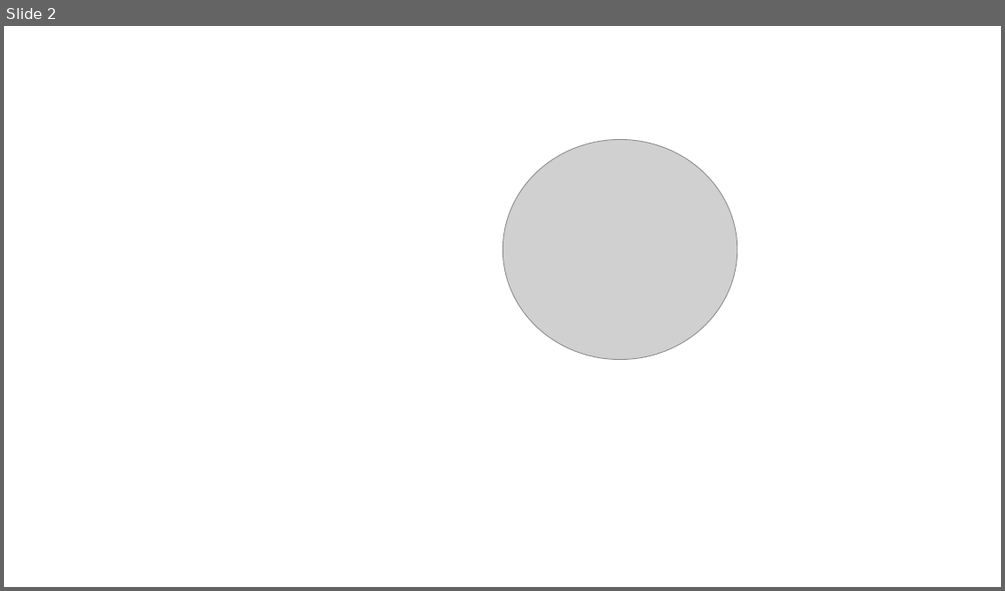
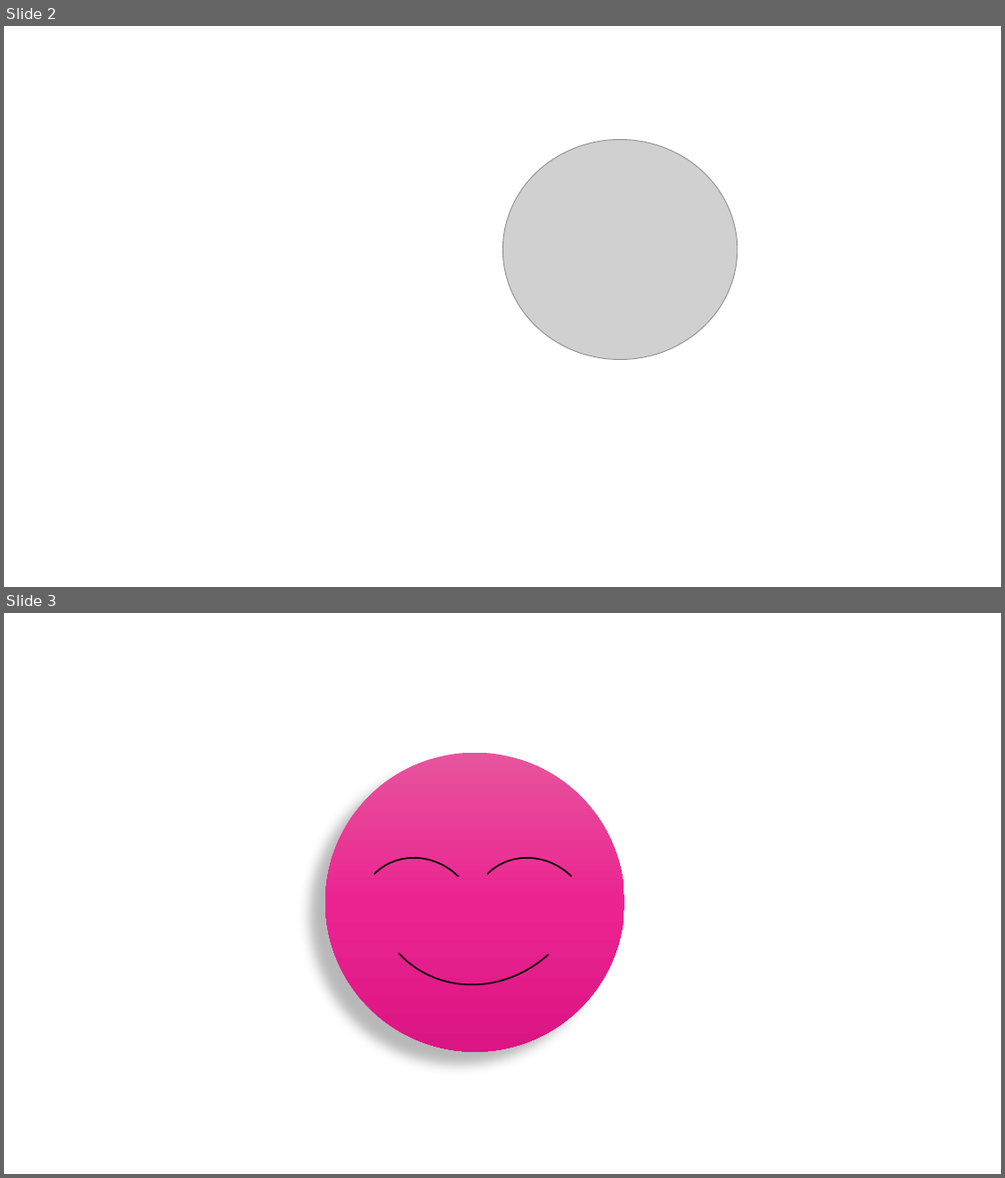
Before and after one commit to tmr166/Resume, a slide deck: other/pictures.pptx. Shown one above the other, each under a label of ours: slide 2 before the commit, slides 2 and 3 after it. The pictures are 1005x591 and 1005x1178 pixels, drawn with LibreOffice and Linux fonts; fonts in the diff are those of the drawing; grey boxes stand for pictures. Boxes give left, top, right and bottom in pixels: in the first picture for what was removed or moved away, otherwise in the second. Text is boxed around its words. In the diff, an @@ line names an element or a change of style, - is before the commit and + after.

```diff
--- a/other/pictures.pptx
+++ b/other/pictures.pptx
@@ slide 3 added at (4,613,1001,1174), background #FFFFFF @@
@@ arc (boxed as its full ellipse) added at (331,730,630,1029), outline #000000 1.5 pt @@
@@ ellipse added at (325,753,624,1052), fill gradient #E8559D to #EC2492 to #DC1683 @@
@@ arc (boxed as its full ellipse) added at (334,833,502,1001), outline #000000 1.5 pt @@
@@ arc (boxed as its full ellipse) added at (447,833,615,1001), outline #000000 1.5 pt @@
```
Also in this commit, not shown: 3 other slides added, 12 other files.
